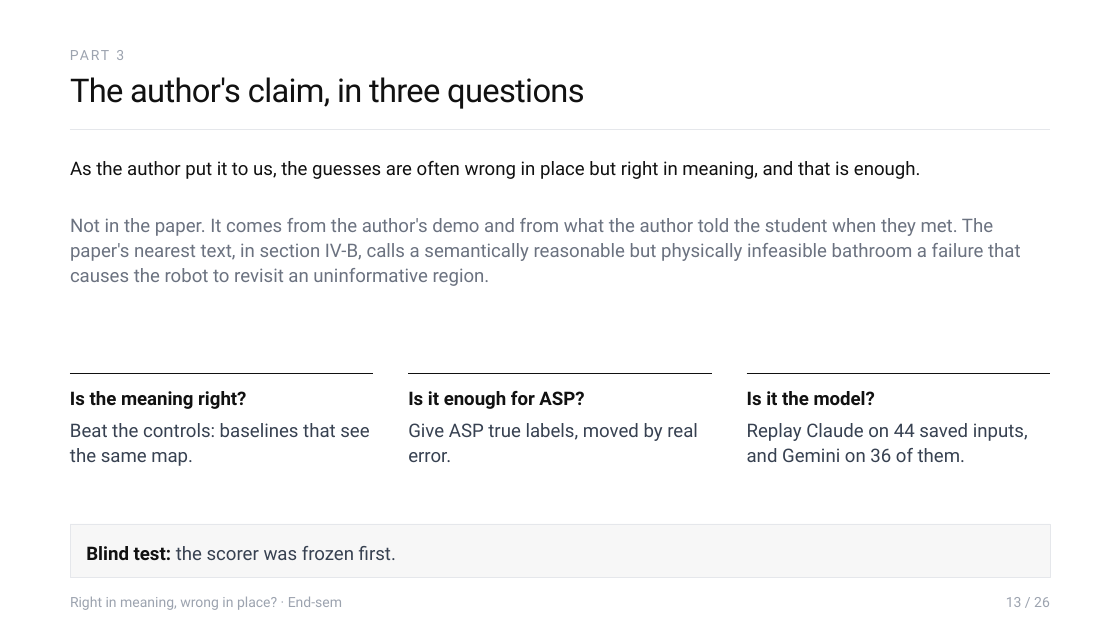
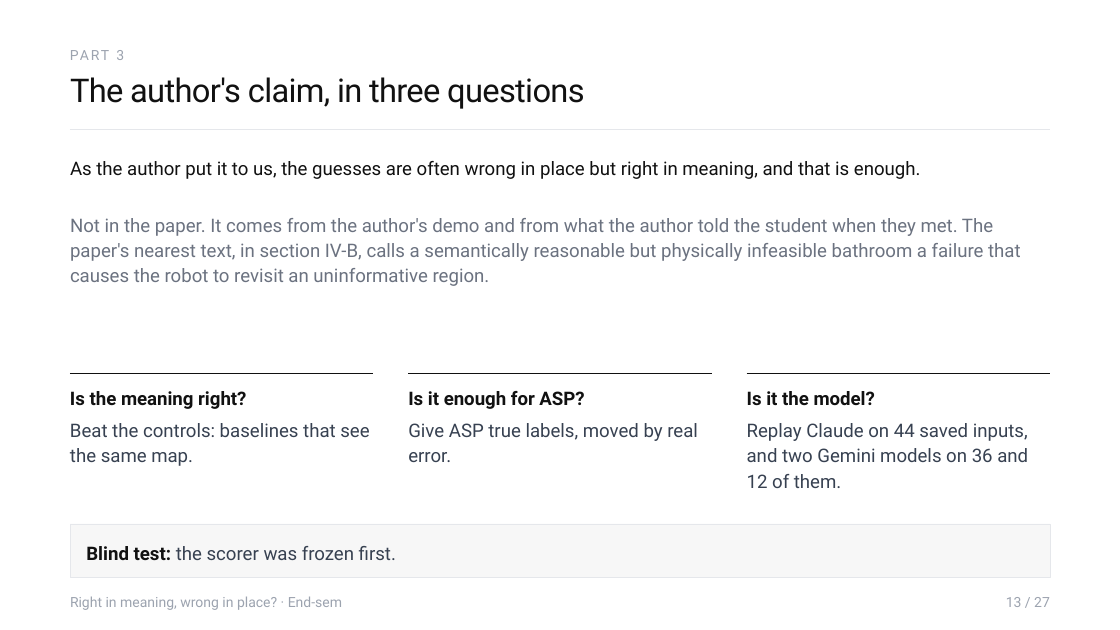
Before and after one commit to Sher110106/validity-aware-active-semantic-exploration, a slide deck: slide 13 of docs/endsem_2026-11/ASP_Endsem.pptx. Drawn at 1120x630 pixels with LibreOffice and Linux fonts; fonts in the diff are those of the drawing. Boxes give left, top, right and bottom in pixels: in the first picture for what was removed or moved away, otherwise in the second. Text is boxed around its words. In the diff, an @@ line names an element or a change of style, - is before the commit and + after.

```diff
--- a/docs/endsem_2026-11/ASP_Endsem.pptx
+++ b/docs/endsem_2026-11/ASP_Endsem.pptx
@@ text at <box>747,423,1028,488</box>: text changed @@
-Replay Claude on 44 saved inputs, and Gemini on 36 of them.
+Replay Claude on 44 saved inputs, and two Gemini models on 36 and 12 of them.
@@ text at <box>1006,597,1050,607</box>: text changed @@
-13 / 26
+13 / 27
```
Also in this commit, not shown: 26 other slides changed, 1 slide added, 8 other files.
